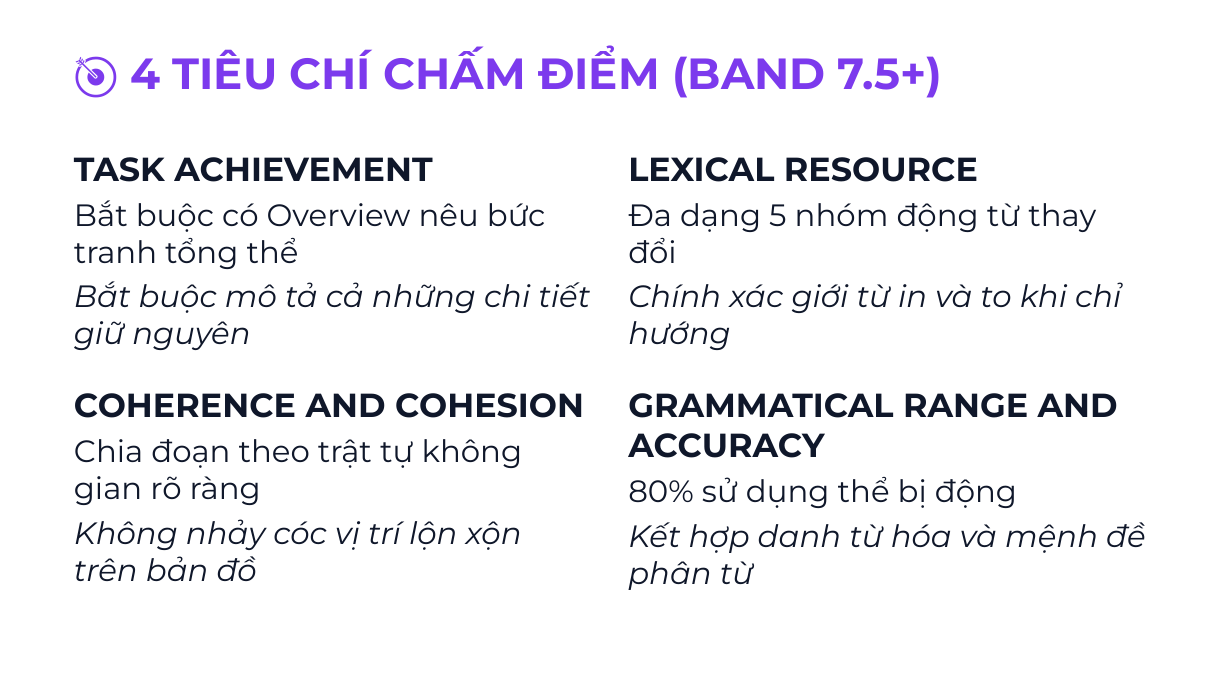
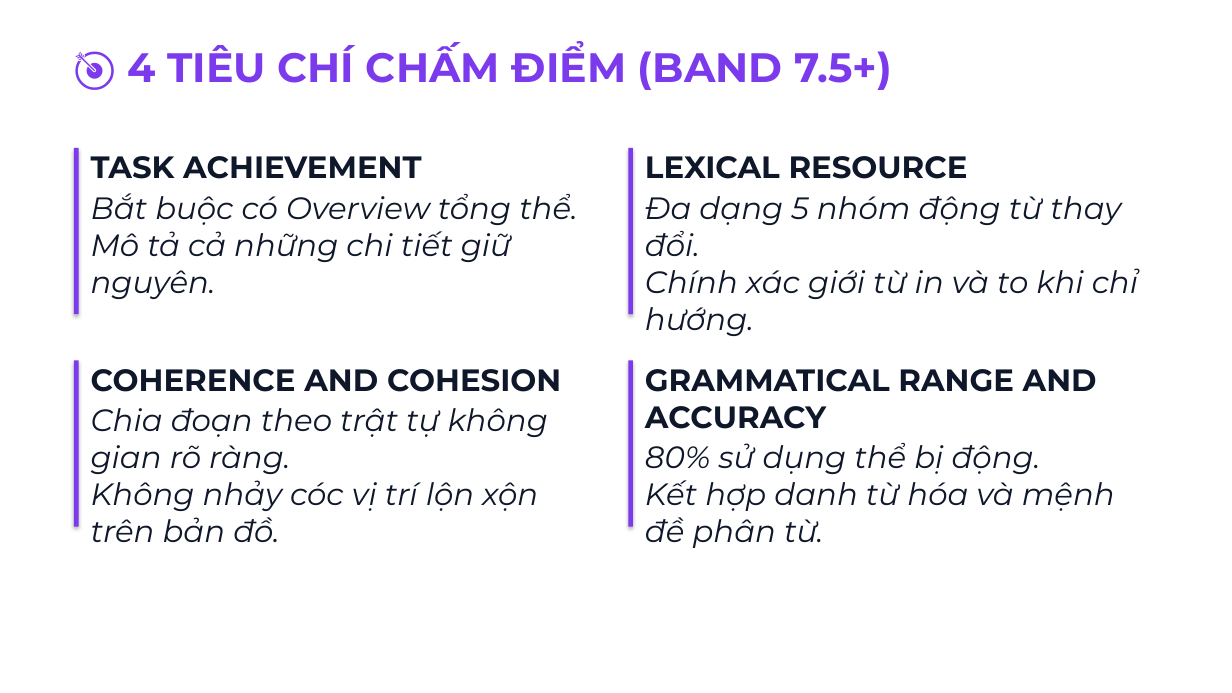
Before and after one commit to snowflake-vibing/KnowledgeLibrary, a slide deck: slide 2 of IELTS/07_YouTube_Studio/01_Slides_Writing_Task1_Map.pptx. Drawn at 1232x693 pixels with LibreOffice and Linux fonts; fonts in the diff are those of the drawing. Boxes give left, top, right and bottom in pixels: in the first picture for what was removed or moved away, otherwise in the second. Text is boxed around its words. In the diff, an @@ line names an element or a change of style, - is before the commit and + after.

Commit message:
style(slides): add quote accent bars, 1-emoji headings, and fix text overflow

```diff
--- a/IELTS/07_YouTube_Studio/01_Slides_Writing_Task1_Map.pptx
+++ b/IELTS/07_YouTube_Studio/01_Slides_Writing_Task1_Map.pptx
@@ text "🎯 4 TIÊU CHÍ CHẤM ..." at <box>127,42,892,90</box>: size 34 to 32 pt @@
@@ rectangle added at <box>74,148,79,314</box>, fill #7C3AED @@
@@ rectangle added at <box>628,148,633,314</box>, fill #7C3AED @@
@@ text at <box>74,157,590,350</box>: paragraphs removed @@
-TASK ACHIEVEMENT
-Bắt buộc có Overview nêu bức tranh tổng thể
-Bắt buộc mô tả cả những chi tiết giữ nguyên
@@ text added at <box>91,156,577,299</box>, 24 pt, text #0F172A, italic @@
+TASK ACHIEVEMENT
+Bắt buộc có Overview tổng thể.
+Mô tả cả những chi tiết giữ nguyên.
@@ text at <box>628,157,1121,350</box>: paragraphs removed @@
-LEXICAL RESOURCE
-Đa dạng 5 nhóm động từ thay đổi
-Chính xác giới từ in và to khi chỉ hướng
@@ text added at <box>645,156,1138,299</box>, 24 pt, text #0F172A, italic @@
+LEXICAL RESOURCE
+Đa dạng 5 nhóm động từ thay đổi.
+Chính xác giới từ in và to khi chỉ hướng.
@@ rectangle added at <box>74,360,79,527</box>, fill #7C3AED @@
@@ text at <box>91,369,561,392</box>: size 26 to 24 pt in "COHERENCE AND COHESION"; less space between paragraphs @@
@@ text "COHERENCE AND COHESION": place and size @@
-text "COHERENCE AND COHESION" at <box>74,157,590,581</box>
+text "COHERENCE AND COHESION" at <box>91,369,561,542</box>
@@ rectangle added at <box>628,360,633,527</box>, fill #7C3AED @@
@@ text at <box>645,369,1097,429</box>: size 26 to 24 pt in "GRAMMATICAL RANGE AND ACCURACY"; less space between paragraphs @@
@@ text "GRAMMATICAL RANGE AND ACCURACY": place and size @@
-text "GRAMMATICAL RANGE AND ACCURACY" at <box>628,157,1146,590</box>
+text "GRAMMATICAL RANGE AND ACCURACY" at <box>645,369,1115,542</box>
@@ text at <box>91,408,548,542</box>: text changed; italic on @@
-Chia đoạn theo trật tự không gian rõ ràng
-Không nhảy cóc vị trí lộn xộn trên bản đồ
+Chia đoạn theo trật tự không gian rõ ràng.
+Không nhảy cóc vị trí lộn xộn trên bản đồ.
@@ text at <box>645,443,1115,542</box>: text changed @@
-80% sử dụng thể bị động
-Kết hợp danh từ hóa và mệnh đề phân từ
+80% sử dụng thể bị động.
+Kết hợp danh từ hóa và mệnh đề phân từ.
```
Also in this commit, not shown: 10 other slides changed, 1 slide added, 2 other files.
